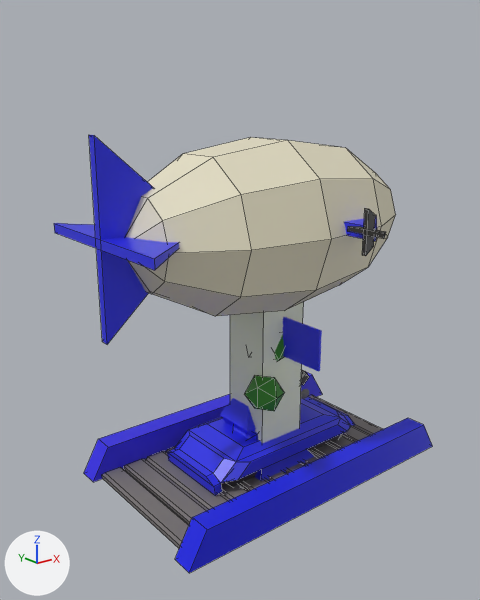
A saved change to the FBX model blender/assets.fbx.
Before and after are seen from a 50 mm lens placed at (-0.1028, -0.1181, 0.0925), pointed at (-0.0059, 0.003, 0.0441). Arrows for +X, +Y and +Z are at lower left; the lights stay in place. Mesh edges are drawn as thin lines on the coarser meshes. Where no turn or scale is listed for an object, it has been applied to the vertices.

Before the edit, the objects in view are built like this:
```python
me_cube_003 = bpy.data.meshes.new('Cube.003')
me_cube_003.from_pydata(...)  # 138 vertices, 108 faces; spans x -0.0404..0.0404, y -0.0447..0.0026, z -0.0041..0.0041
# faces by material slot: [6, 6, 96]
me_cube_003.materials.append(mat_material_001)  # blue #3126e7
me_cube_003.materials.append(mat_material_002)  # blue #131ce7
me_cube_003.materials.append(mat_deck)  # grey #7a7676
me_cube_009 = bpy.data.meshes.new('Cube.009')
me_cube_009.from_pydata(...)  # 20 vertices, 16 faces; spans x -0.0141..0.0141, y -0.0141..0.0141, z -0.0064..0.0524
# faces by material slot: [7, 5, 4]
me_cube_009.materials.append(mat_faction)  # blue #282ce7
me_cube_009.materials.append(mat_towerwalls)  # white #e1e7d4
me_cube_009.materials.append(mat_windows)  # blue #74c0e7
me_sphere = bpy.data.meshes.new('Sphere')
me_sphere.from_pydata(...)  # 108 vertices, 102 faces; spans x -0.0441..0.0397, y -0.0325..0.0325, z -0.0199..0.0224
# faces by material slot: [18, 24, 60]
me_sphere.materials.append(mat_faction)  # blue #282ce7
me_sphere.materials.append(mat_barrelbits)  # black #2c2c2c
me_sphere.materials.append(mat_canvas)  # white #e7e1c6
ob_airship = bpy.data.objects.new('AirShip', me_sphere)
ob_airship.location = (0.0, 0.0, 0.0624)
ob_bridge = bpy.data.objects.new('Bridge', me_cube_003)
ob_bridge.location = (-0.0004, 0.0205, 0.0038)
ob_tower = bpy.data.objects.new('Tower', me_cube_009)
ob_tower.location = (0.0, 0.0, 0.0086)
# also in view: 'TankTurret' at (0.0037, 0.002, 0.0137); 'AntiAircraftBase' at (0.0, 0.0, 0.003); 'Flag' at (0.0, -0.0065, 0.0218); 'TankBody' at (0.0021, 0.0019, 0.0046); 'Tree1' at (-0.0006, -0.0002, 0.0206)
```
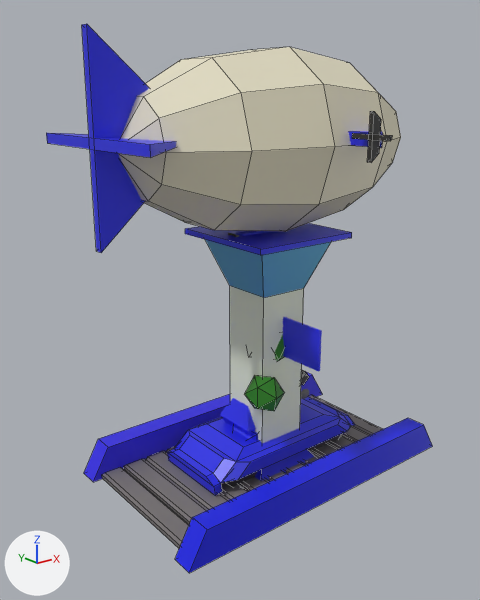
The change, as a list of edits to the scene's bpy script:
```text
Change ob_airship:
    ob_airship.location: (0.0, 0.0, 0.0624) -> (0.0, 0.0, 0.0817)
```

Location of each change, (x1, y1, x2, y2) in pixels of the pictures (480 x 600 px):
'AirShip', moved
    before: (54, 135, 395, 344)
    after: (46, 24, 401, 253)
